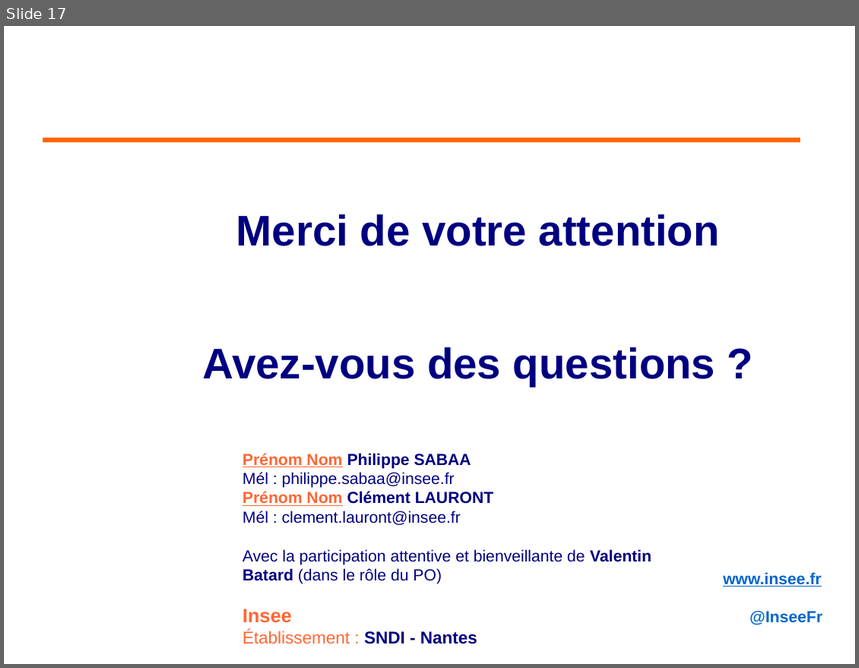
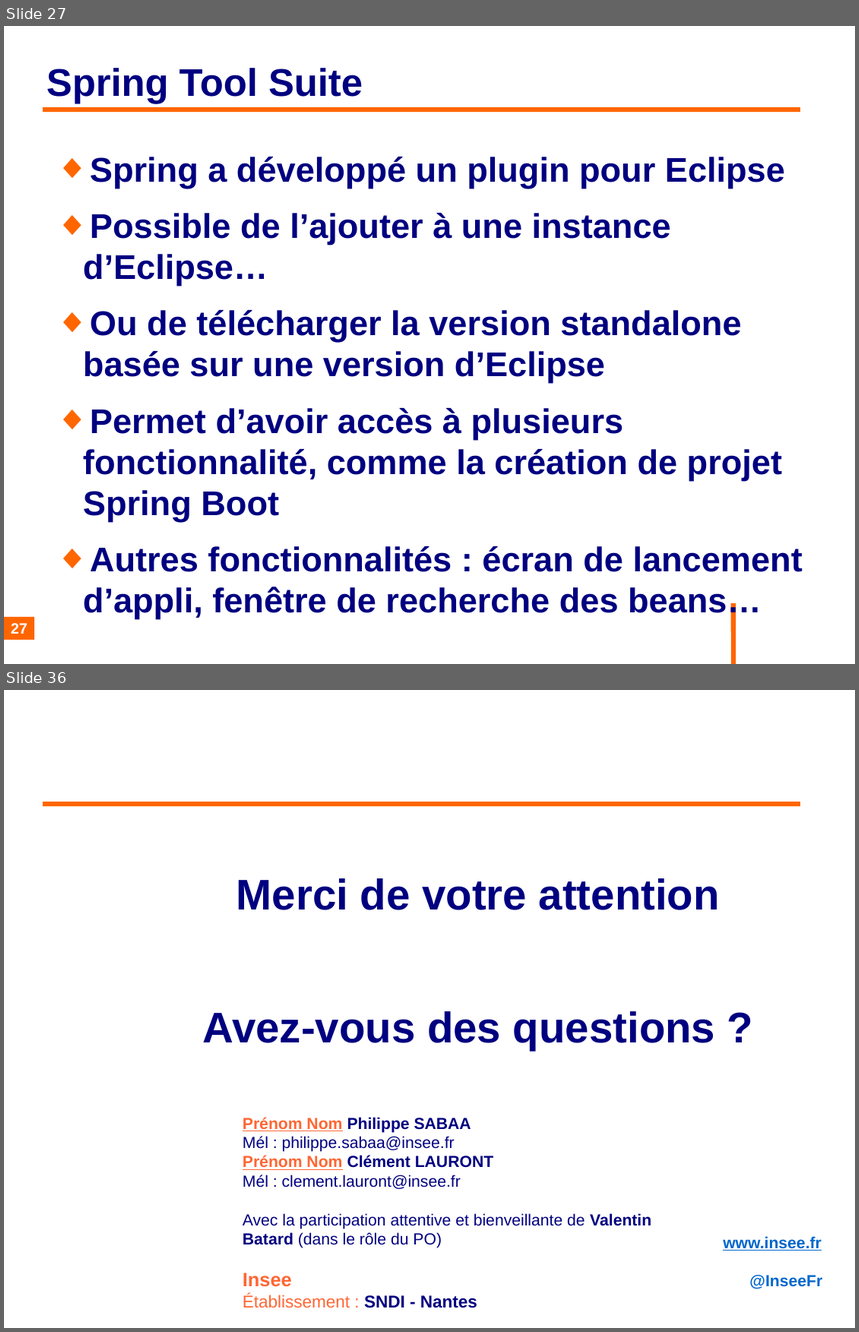
Before and after one commit to philphils/formation-spring-boot, a slide deck: Documentation/diapo_formation_spring_boot.odp. Shown one above the other, each under a label of ours: slide 17 before the commit, slides 27 and 36 after it; the slides between them are not shown. The pictures are 859x668 and 859x1332 pixels, drawn with LibreOffice and Linux fonts; fonts in the diff are those of the drawing; background and template pictures are left out. Boxes give left, top, right and bottom in pixels: in the first picture for what was removed or moved away, otherwise in the second. Text is boxed around its words. In the diff, an @@ line names an element or a change of style, - is before the commit and + after.

```diff
--- a/Documentation/diapo_formation_spring_boot.odp
+++ b/Documentation/diapo_formation_spring_boot.odp
@@ slide 27 added at box(4, 26, 855, 664), background #FFFFFF @@
@@ title added at box(47, 68, 363, 104), 36 pt, text #000080, bold @@
+Spring Tool Suite
@@ line added from (43, 110) to (801, 110), #FF6600 4.54 pt @@
@@ text added at box(83, 157, 803, 620), 32 pt, text #000080, bold @@
+◆ Spring a développé un plugin pour Eclipse
+◆ Possible de l’ajouter à une instance d’Eclipse…
+◆ Ou de télécharger la version standalone basée sur une version d’Eclipse
+◆ Permet d’avoir accès à plusieurs fonctionnalité, comme la création de projet Spring Boot
+◆ Autres fonctionnalités : écran de lancement d’appli, fenêtre de recherche des beans…
@@ page number added at box(4, 618, 34, 641), fill #FF6600, 14 pt, text #FFFFFF, bold @@
+27
@@ line added from (734, 604) to (734, 664), #FF6600 4.54 pt @@
@@ what was slide 17 is now slide 36 @@
```
Also in this commit, not shown: 9 slides changed, 18 other slides added.
